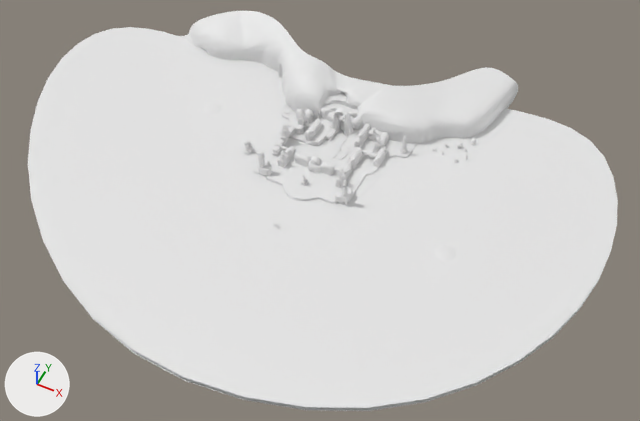
The Blender file SMS/ExportedLevels/dolpic10/dolpic10_DS_Low_Poly_v2_NoVertexColours.blend: old version first, new version second.
Before and after are seen from a camera (50 mm lens) standing at (44.5, -88.6, 99.9) and looking at (3.8, -7.2, -1.8). Every picture has the same lights, and +X, +Y and +Z are marked at lower left. Materials are left out; every surface is plain grey.
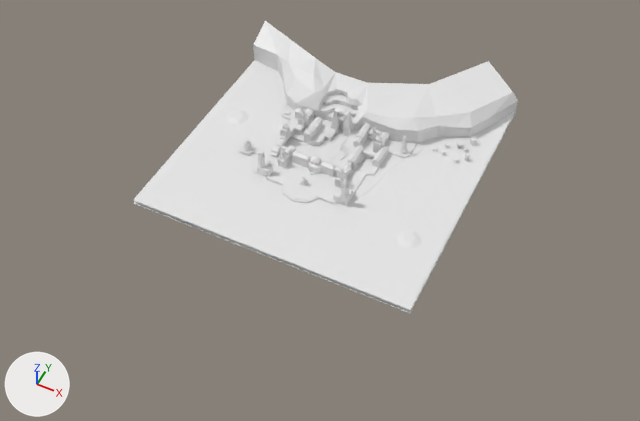
Where the newer file only moved an object's origin or applied its transform, the numbers keep the older frame.

Changed parts and their boxes [x1, y1, x2, y2] in the pictures (640 x 421 px; the box of a moved part takes in the faces that stretch with it):
```json
{"object": "Mesh.001", "change": "reshaped, modifiers changed", "before": [28, 11, 618, 411], "after": [133, 21, 518, 313]}
{"part": 1, "of": "me_test", "change": "moved or reshaped", "before": [434, 244, 456, 261], "after": [398, 230, 422, 249]}
{"part": 2, "of": "me_test", "change": "moved or reshaped", "before": [203, 102, 222, 115], "after": [227, 110, 249, 125]}
{"part": 3, "of": "me_test", "change": "rebuilt", "before": [28, 27, 618, 408], "after": [133, 60, 516, 310], "on screen": "35% narrower, 34% shorter"}
{"part": 4, "of": "me_test", "change": "deleted", "before": [256, 92, 444, 227]}
{"part": 5, "of": "me_test", "change": "moved or reshaped", "before": [43, 11, 608, 411], "after": [134, 21, 518, 313]}
```

The change, as JSON lines over the scene's bpy script:
```json
{"block": "me_test", "where": "# used by ob_mesh_001; location = (0.0, 0.0, 0.0); rotation_euler = (1.571, 0.0, 0.0), in degrees (90, 0, 0)"}
{"op": "remove", "block": "me_test", "code": "me_test.from_pydata(...)  # 3500 vertices, 5069 faces, 8 loose edges; spans x -55.0..47.0, y -0.8..6.9, z -32.1..46.3"}
{"op": "add", "block": "me_test", "code": "me_test.from_pydata(...)  # 3010 vertices, 4268 faces, 20 loose edges; spans x -22.0..23.8, y -0.8..5.7, z -32.1..19.6"}
{"block": "me_test", "change": "me_test part 1: the loose piece of 15 vertices spanning x 20.5..28.3, y -0.8..0.3, z 3.8..12.0 is moved by (-5.6, 0.0, 0.0)"}
{"block": "me_test", "change": "me_test part 2: the loose piece of 15 vertices spanning x -25.9..-18.2, y -0.8..0.3, z -7.9..0.2 is moved by (4.9, 0.0, 0.0)"}
{"block": "me_test", "change": "me_test part 3: the loose piece of 24 vertices spanning x -55.0..47.0, y 0.0, z -27.9..46.3 is rebuilt with 12 vertices and now spans x -22.0..23.8, y 0.0, z -26.2..19.6"}
{"block": "me_test", "change": "me_test part 4: 36 loose pieces with 237 vertices, spanning x -12.3..16.8, y -0.8..5.2, z -14.9..14.8, are deleted"}
{"block": "me_test", "change": "me_test part 5: 109 vertices moved from x -12.4..22.5, y -0.8..4.4, z -29.8..5.9 to x -12.6..23.8, y -0.8..5.7, z -26.2..5.9; 939 vertices removed from x -55.0..47.0, y -0.8..6.9, z -29.9..46.3; 692 vertices added at x -22.0..23.8, y -0.8..5.7, z -26.2..19.6"}
{"op": "remove", "block": "ob_mesh_001", "code": "_m = ob_mesh_001.modifiers.new('Subsurf', 'SUBSURF')"}
{"op": "remove", "block": "ob_mesh_001", "code": "_m.levels = 0"}
```
